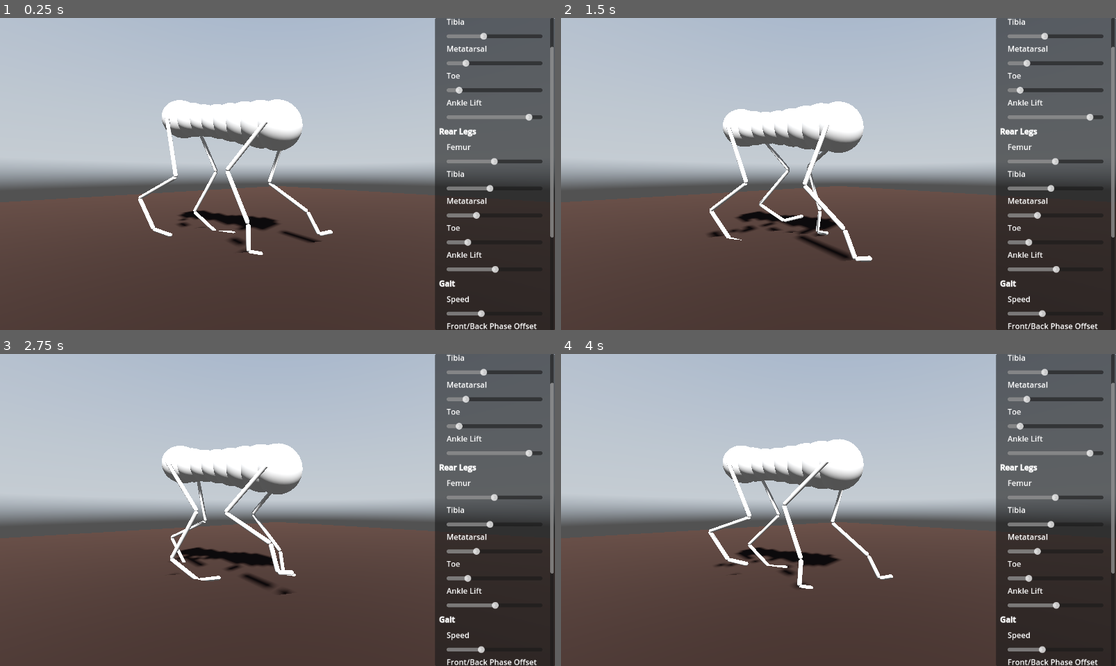
Above: before the commit, frames 1-4 (two rows, left to right).
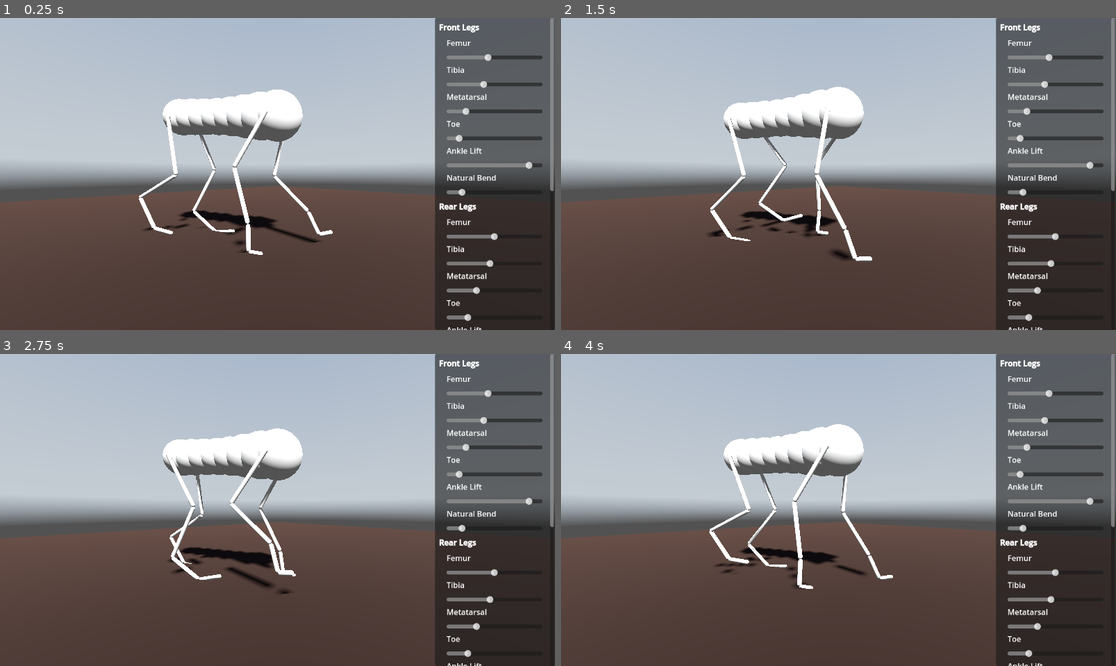
Above: after the commit, the same moments.

Repository: jehoz/legs-and-gaits
Game: Godot game, scene res://scenes/default.tscn
Same seed, same stepped clock (60 frames per second), same inputs: the game is played once before the commit and once after it. A sky picture missing from this copy of the repository is replaced by a grey-blue gradient.
Inputs:
- Up to frame 1 (0.25 s): no input
- Up to frame 2 (1.5 s): no input
- Up to frame 3 (2.75 s): no input
- Up to frame 4 (4 s): no input

The runs differ from the first frame. In frame 1, 7.8% of the frame differs, in the area x 24-100%, y 0-100%; in frame 2, 9.2%; in frame 3, 9.0%; in frame 4, 9.4%, in the area x 26-100%, y 0-100%.

Commit message:
Add "natural bend" parameter to legs

Diff:
--- a/scenes/control_panel.gd
+++ b/scenes/control_panel.gd
@@ -8,15 +8,20 @@
 @export var front_metatarsal_slider: Slider
 @export var front_toe_slider: Slider
 @export var front_ankle_lift_slider: Slider
+@export var front_natural_bend_slider: Slider
 
 @export var rear_femur_slider: Slider
 @export var rear_tibia_slider: Slider
 @export var rear_metatarsal_slider: Slider
 @export var rear_toe_slider: Slider
 @export var rear_ankle_lift_slider: Slider
+@export var rear_natural_bend_slider: Slider
 
 const MIN_SEGMENT_LENGTH: float = 0.001
 const MAX_SEGMENT_LENGTH: float = 1.0
+
+const MIN_NATURAL_BEND: float = 0.0
+const MAX_NATURAL_BEND: float = 0.75
 
 @export var gait_speed_slider: Slider
 
@@ -80,6 +85,16 @@
 	rear_ankle_lift_slider.min_value = 0
 	rear_ankle_lift_slider.value = rear_leg.ankle_lift
 
+	front_natural_bend_slider.step = 0.001
+	front_natural_bend_slider.max_value = MAX_NATURAL_BEND
+	front_natural_bend_slider.min_value = MIN_NATURAL_BEND
+	front_natural_bend_slider.value = front_leg.natural_bend
+
+	rear_natural_bend_slider.step = 0.001
+	rear_natural_bend_slider.max_value = MAX_NATURAL_BEND
+	rear_natural_bend_slider.min_value = MIN_NATURAL_BEND
+	rear_natural_bend_slider.value = rear_leg.natural_bend
+
 	gait_speed_slider.step = 0.001
 	gait_speed_slider.max_value = MAX_GAIT_SPEED
 	gait_speed_slider.min_value = MIN_GAIT_SPEED
@@ -121,6 +136,7 @@
 			front_ankle_lift_slider, rear_femur_slider,
 			rear_tibia_slider, rear_metatarsal_slider,
 			rear_toe_slider, rear_ankle_lift_slider,
+			front_natural_bend_slider, rear_natural_bend_slider,
 			gait_speed_slider, front_back_phase_offset_slider,
 			left_right_phase_offset_slider,
 			step_height_slider, step_length_slider,
@@ -136,12 +152,14 @@
 	front_leg.metatarsal_length = front_metatarsal_slider.value
 	front_leg.toe_length = front_toe_slider.value
 	front_leg.ankle_lift = front_ankle_lift_slider.value
+	front_leg.natural_bend = front_natural_bend_slider.value
 
 	rear_leg.femur_length = rear_femur_slider.value
 	rear_leg.tibia_length = rear_tibia_slider.value
 	rear_leg.metatarsal_length = rear_metatarsal_slider.value
 	rear_leg.toe_length = rear_toe_slider.value
 	rear_leg.ankle_lift = rear_ankle_lift_slider.value
+	rear_leg.natural_bend = rear_natural_bend_slider.value
 
 	creature.blueprint.speed = gait_speed_slider.value
 	creature.blueprint.step_height = step_height_slider.value
--- a/scenes/default.tscn
+++ b/scenes/default.tscn
@@ -8,7 +8,7 @@
 
 [sub_resource type="Curve" id="Curve_ed4xn"]
 max_value = 0.2
-_data = [Vector2(0, 0.167033), 0.0, 0.0, 0, 0, Vector2(0.395555, 0.127473), 0.0141287, 0.0141287, 0, 0, Vector2(1, 0.173626), 0.0, 0.0, 0, 0]
+_data = [Vector2(0, 0.151648), 0.0, 0.0, 0, 0, Vector2(0.502222, 0.140659), 0.0, 0.0, 0, 0, Vector2(1, 0.173626), 0.0, 0.0, 0, 0]
 point_count = 3
 
 [sub_resource type="Resource" id="Resource_vg5k8"]
@@ -19,6 +19,7 @@
 toe_length = 0.1
 ankle_lift = 1.4
 leg_type = 0
+natural_bend = 0.1
 
 [sub_resource type="Resource" id="Resource_7scyc"]
 script = ExtResource("2_sau8g")
@@ -28,6 +29,7 @@
 toe_length = 0.2
 ankle_lift = 0.8
 leg_type = 1
+natural_bend = 0.15
 
 [sub_resource type="Resource" id="Resource_0glcd"]
 script = ExtResource("4_kntse")
@@ -99,7 +101,7 @@
 anchor_bottom = 1.0
 offset_left = -240.0
 
-[node name="Panel" type="Panel" parent="CanvasLayer/Control" …(121 unchanged characters)… oe_slider", "front_ankle_lift_slider", "rear_femur_slider", "rear_tibia_slider", "rear_metatarsal_slider", "rear_toe_slider", "rear_ankle_lift_slider", "gait_speed_slider", "front_ba …(152 unchanged characters)…
+[node name="Panel" type="Panel" parent="CanvasLayer/Control" …(121 unchanged characters)… oe_slider", "front_ankle_lift_slider", "front_natural_bend_slider", "rear_femur_slider", "rear_tibia_slider", "rear_metatarsal_slider", "rear_toe_slider", "rear_ankle_lift_slider", "rear_natural_bend_slider", "gait_speed_slider", "front_ba …(152 unchanged characters)…
 layout_mode = 1
 anchors_preset = 15
 anchor_right = 1.0
@@ -115,11 +117,13 @@
 front_metatarsal_slider = NodePath("ScrollContainer/MarginContainer/VBoxContainer/MarginContainer/VBoxContainer/FrontMetatarsalSlider")
 front_toe_slider = NodePath("ScrollContainer/MarginContainer/VBoxContainer/MarginContainer/VBoxContainer/FrontToeSlider")
 front_ankle_lift_slider = NodePath("ScrollContainer/MarginContainer/VBoxContainer/MarginContainer/VBoxContainer/FrontAnkleLiftSlider")
+front_natural_bend_slider = NodePath("ScrollContainer/MarginContainer/VBoxContainer/MarginContainer/VBoxContainer/FrontBendSlider")
 rear_femur_slider = NodePath("ScrollContainer/MarginContainer/VBoxContainer/MarginContainer2/VBoxContainer/RearFemurSlider")
 rear_tibia_slider = NodePath("ScrollContainer/MarginContainer/VBoxContainer/MarginContainer2/VBoxContainer/RearTibiaSlider")
 rear_metatarsal_slider = NodePath("ScrollContainer/MarginContainer/VBoxContainer/MarginContainer2/VBoxContainer/RearMetatarsalSlider")
 rear_toe_slider = NodePath("ScrollContainer/MarginContainer/VBoxContainer/MarginContainer2/VBoxContainer/RearToeSlider")
 rear_ankle_lift_slider = NodePath("ScrollContainer/MarginContainer/VBoxContainer/MarginContainer2/VBoxContainer/RearAnkleLiftSlider")
+rear_natural_bend_slider = NodePath("ScrollContainer/MarginContainer/VBoxContainer/MarginContainer2/VBoxContainer/RearBendSlider")
 gait_speed_slider = NodePath("ScrollContainer/MarginContainer/VBoxContainer/MarginContainer3/VBoxContainer/SpeedSlider")
 front_back_phase_offset_slider = NodePath("ScrollContainer/MarginContainer/VBoxContainer/MarginContainer3/VBoxContainer/FrontBackPhaseOffsetSlider")
 left_right_phase_offset_slider = NodePath("ScrollContainer/MarginContainer/VBoxContainer/MarginContainer3/VBoxContainer/LeftRightPhaseOffsetSlider")
@@ -137,7 +141,6 @@
 offset_bottom = 1.0
 grow_horizontal = 2
 grow_vertical = 2
-scroll_vertical = 367
 
 [node name="MarginContainer" type="MarginContainer" parent="CanvasLayer/Control/Panel/ScrollContainer"]
 layout_mode = 2
@@ -211,6 +214,15 @@
 custom_minimum_size = Vector2(0, 28)
 layout_mode = 2
 
+[node name="FrontBendLabel" type="RichTextLabel" parent="CanvasLayer/Control/Panel/ScrollContainer/MarginContainer/VBoxContainer/MarginContainer/VBoxContainer"]
+custom_minimum_size = Vector2(0, 28)
+layout_mode = 2
+text = "Natural Bend"
+
+[node name="FrontBendSlider" type="HSlider" parent="CanvasLayer/Control/Panel/ScrollContainer/MarginContainer/VBoxContainer/MarginContainer/VBoxContainer"]
+custom_minimum_size = Vector2(0, 28)
+layout_mode = 2
+
 [node name="RearLegsHeader" type="RichTextLabel" parent="CanvasLayer/Control/Panel/ScrollContainer/MarginContainer/VBoxContainer"]
 custom_minimum_size = Vector2(0, 28)
 layout_mode = 2
@@ -271,6 +283,15 @@
 custom_minimum_size = Vector2(0, 28)
 layout_mode = 2
 
+[node name="RearBendLabel" type="RichTextLabel" parent="CanvasLayer/Control/Panel/ScrollContainer/MarginContainer/VBoxContainer/MarginContainer2/VBoxContainer"]
+custom_minimum_size = Vector2(0, 28)
+layout_mode = 2
+text = "Natural Bend"
+
+[node name="RearBendSlider" type="HSlider" parent="CanvasLayer/Control/Panel/ScrollContainer/MarginContainer/VBoxContainer/MarginContainer2/VBoxContainer"]
+custom_minimum_size = Vector2(0, 28)
+layout_mode = 2
+
 [node name="GaitHeader" type="RichTextLabel" parent="CanvasLayer/Control/Panel/ScrollContainer/MarginContainer/VBoxContainer"]
 custom_minimum_size = Vector2(0, 28)
 layout_mode = 2
--- a/scripts/blueprint/leg_blueprint.gd
+++ b/scripts/blueprint/leg_blueprint.gd
@@ -9,6 +9,8 @@
 enum LegType {LEG_FRONT, LEG_BACK}
 @export var leg_type: LegType = LegType.LEG_BACK
 
+@export var natural_bend: float = 0.15
+
 # populated by parent blueprint
 var speed: float = 1.0
 var base_phase_offset: float = 0
--- a/scripts/body_segment.gd
+++ b/scripts/body_segment.gd
@@ -29,7 +29,7 @@
 		leg_l.update_from_blueprint(leg_blueprint, phase_offset)
 		leg_r.update_from_blueprint(leg_blueprint, phase_offset + leg_blueprint.side_phase_difference)
 
-	resting_height = leg_l.max_length() * 0.85
+	resting_height = leg_l.max_length() * (1 - clampf(leg_blueprint.natural_bend, 0, 1))
 	leg_l.position.x = -radius
 	leg_r.position.x = radius
 
@@ -48,8 +48,6 @@
 		position.z = z_offset
 		return
 
-	var resting_height = leg_l.max_length() * 0.8
-
 	var y_target = resting_height - 0.05
 	if leg_l.is_load_phase() or leg_r.is_load_phase():
 		y_target = resting_height + 0.05
